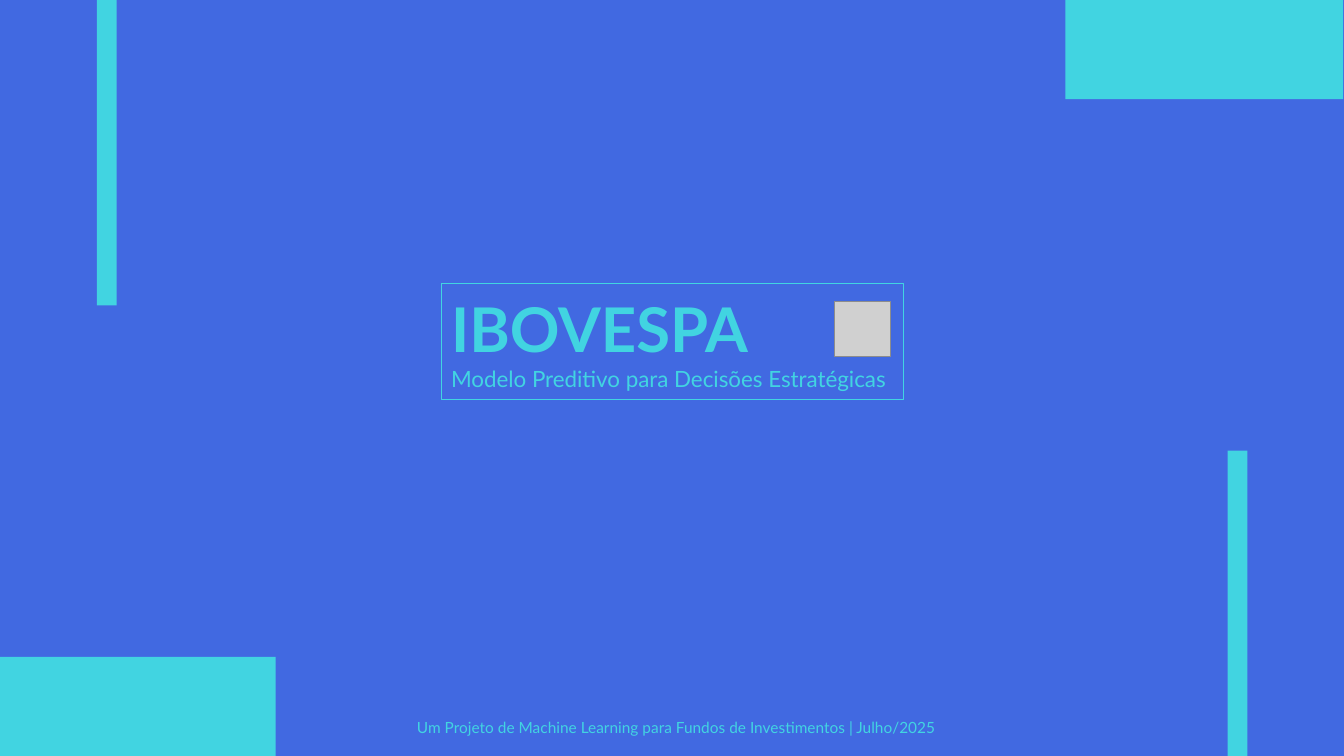
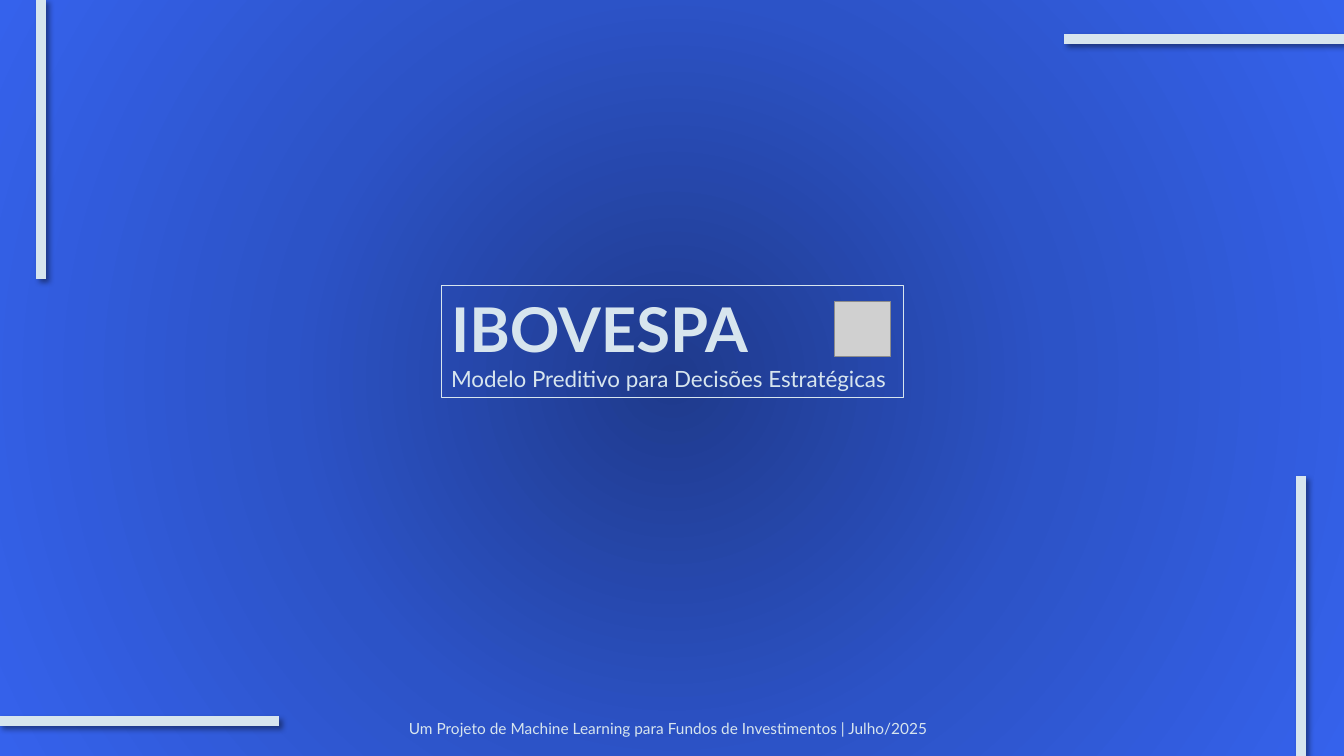
Before and after one commit to LohSilva/projeto_ibovespa, a slide deck: slide 1 of documentacao/ibovespa.pptx. Drawn at 1344x756 pixels with LibreOffice and Linux fonts; fonts in the diff are those of the drawing; grey boxes stand for pictures. Boxes give left, top, right and bottom in pixels: in the first picture for what was removed or moved away, otherwise in the second. Text is boxed around its words. In the diff, an @@ line names an element or a change of style, - is before the commit and + after.

```diff
--- a/documentacao/ibovespa.pptx
+++ b/documentacao/ibovespa.pptx
@@ rectangle at [0, 0, 1344, 756]: fill #4169E1 to gradient #1F3B8C to #2D53C8 to #3563ED @@
@@ fill #41D4E1 to #D7E5EE; outline none to #D7E5EE 1.5 pt; shadow on in 4 elements at [1066, 35, 1344, 43], [0, 717, 278, 725], [1298, 477, 1306, 755], [37, 0, 45, 278] @@
@@ rectangle: place and size @@
-rectangle at [97, 0, 117, 306]
+rectangle at [37, 0, 45, 278]
@@ rectangle: place and size @@
-rectangle at [1066, 0, 1344, 99]
+rectangle at [1066, 35, 1344, 43]
@@ rectangle "IBOVESPA" at [442, 285, 903, 397]: text colour #41D4E1 to #D7E5EE; outline #41D4E1 0.25 pt to #D7E5EE 0.25 pt @@
@@ rectangle: place and size @@
-rectangle at [1228, 451, 1248, 756]
+rectangle at [1298, 477, 1306, 755]
@@ rectangle: place and size @@
-rectangle at [0, 657, 276, 756]
+rectangle at [0, 717, 278, 725]
@@ text "Um Projeto de Machine Learning ...": place and size @@
-text "Um Projeto de Machine Learning ..." at [417, 722, 935, 736]
+text "Um Projeto de Machine Learning ..." at [409, 722, 927, 737]
@@ text "Um Projeto de Machine Learning ..." at [409, 722, 927, 737]: text colour #41D4E1 to #D7E5EE; list level 2 to 1 in "Um Projeto de Machine Learning ..."; vertical alignment top to bottom @@
```
Also in this commit, not shown: 10 slides added.
